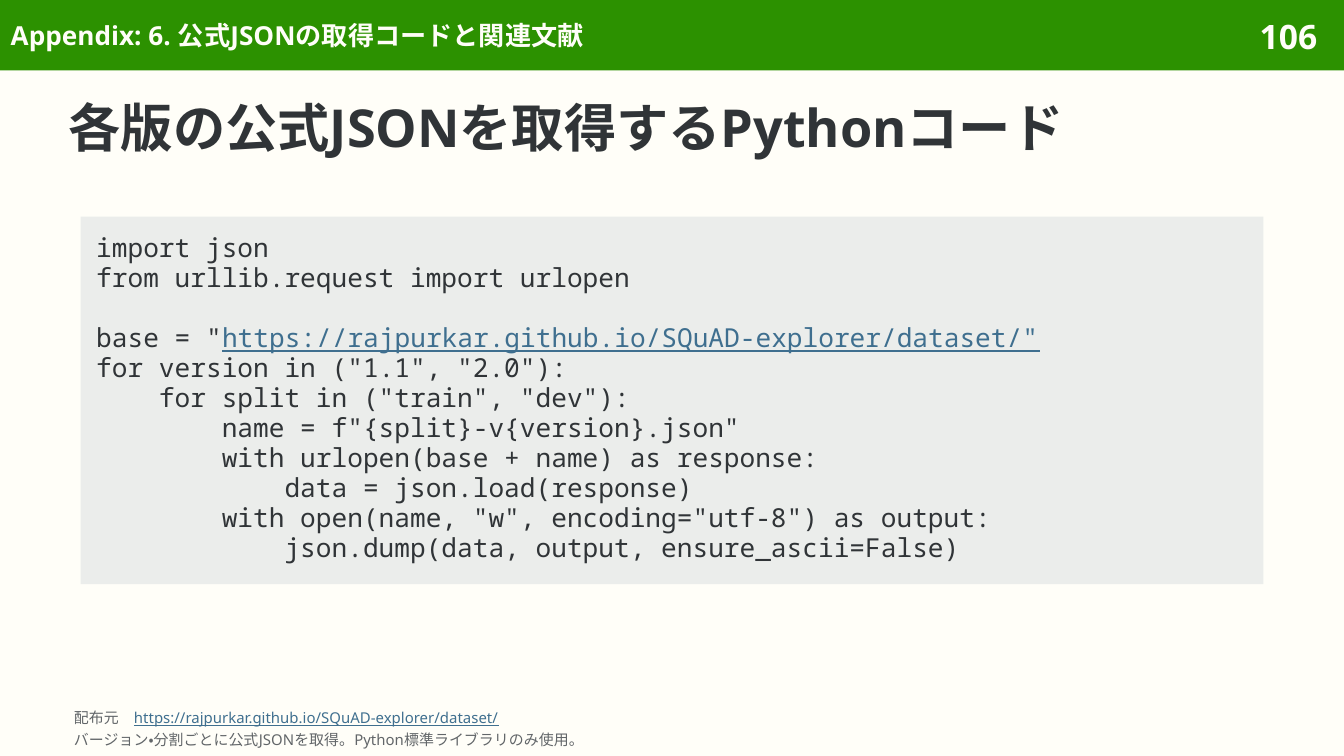
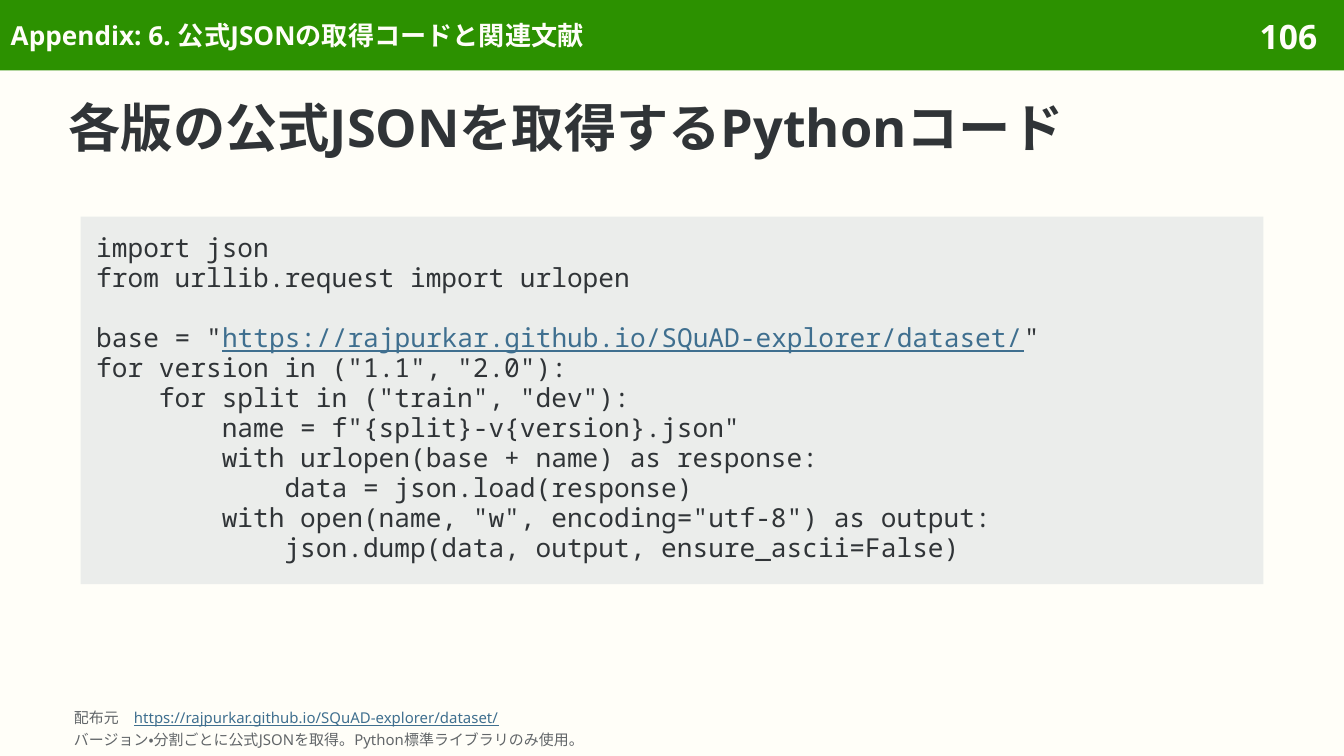
Before and after one commit to sasakiy84/datasets-in-10-minutes, a slide deck: slide 106 of slides/datasets-in-10-minutes-squad.pptx. Drawn at 1344x756 pixels with LibreOffice and Linux fonts; fonts in the diff are those of the drawing. Boxes give left, top, right and bottom in pixels: in the first picture for what was removed or moved away, otherwise in the second. Text is boxed around its words. In the diff, an @@ line names an element or a change of style, - is before the commit and + after.

```diff
--- a/slides/datasets-in-10-minutes-squad.pptx
+++ b/slides/datasets-in-10-minutes-squad.pptx
@@ text at (96,327,1040,354): text colour #3F6F8F to #303437, underline off in ""https://rajpurkar.github.io/SQuAD-explorer/dataset/"" @@
```
Also in this commit, not shown: 14 other slides changed, 6 other files.
